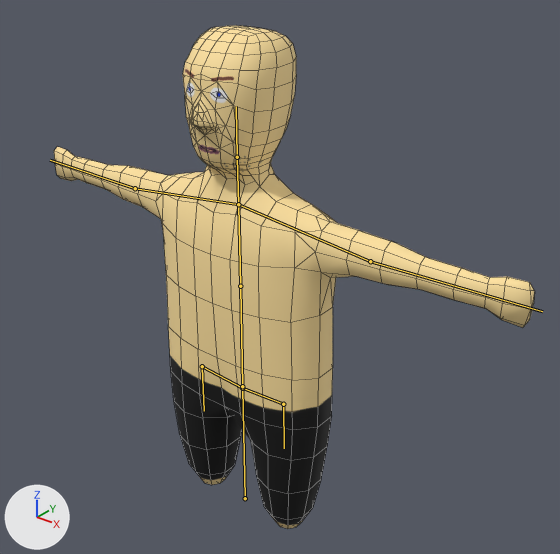
A saved change to the FBX model Assets/model/PlayerCharacter.fbx.
The view is the same before and after, from a 50 mm camera at (8.95, -9.98, 12.08) aimed at (0.82, 0.17, 5.78). Arrows for +X, +Y and +Z are at lower left; the lights stay in place. The bones that bend it are drawn over the model as lines. Mesh edges are drawn as thin lines.
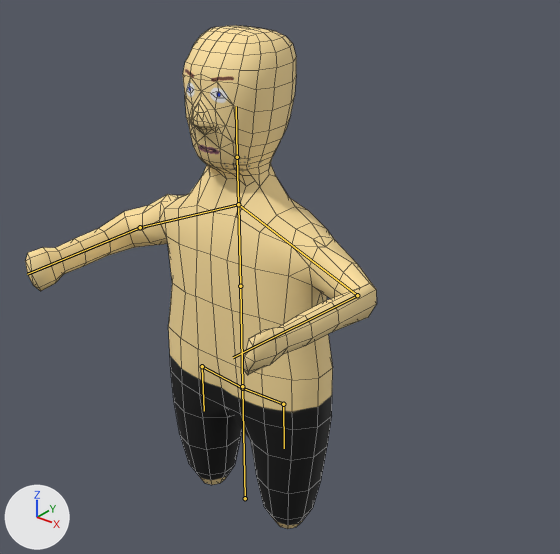
The newer file adds an action. The first version stands in its rest pose; the second is drawn at frame 1 of the action 'Armature|PoseLib'.

What the commit changed:
Bone 'shoulder' (bone_shoulder) turns from (0, 0, 0) to (-16, 0, 3) degrees about its own x, y and z.
Bone 'arms' (bone_arms) turns from (0, 0, 0) to (1, 1, 91) degrees about its own x, y and z.
Bone 'shoulderL' (bone_shoulderl) turns from (0, 0, 0) to (-13, 0, -2) degrees about its own x, y and z.
Bone 'armsL' (bone_armsl) turns from (0, 0, 0) to (1, -1, -92) degrees about its own x, y and z.

Changed parts and their boxes [x1, y1, x2, y2] in the pictures (560 x 554 px):
'Circle', posed (27% narrower): before [54, 25, 534, 529]; after [25, 25, 377, 529]
bone 'shoulder', root to tip: before (238, 204) to (135, 188); after (238, 204) to (140, 227)
bone 'arms', root to tip: before (135, 188) to (50, 160); after (140, 227) to (27, 274)
bone 'shoulderL', root to tip: before (238, 204) to (370, 261); after (238, 204) to (357, 295)
bone 'armsL', root to tip: before (370, 261) to (542, 311); after (357, 295) to (233, 357)
